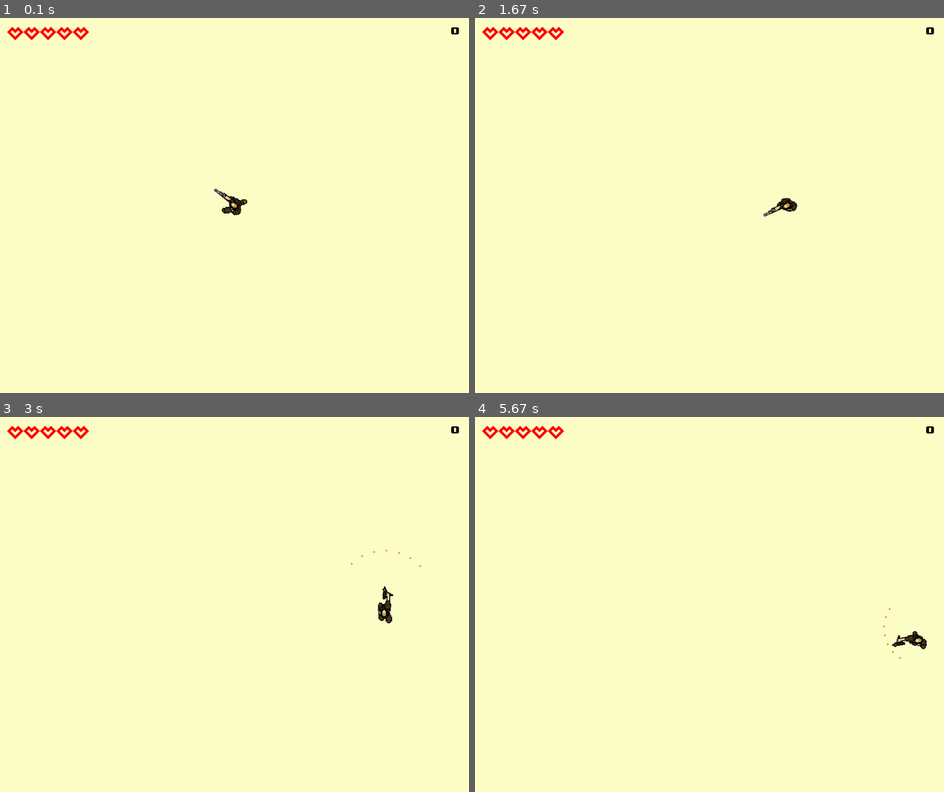
Above: before the commit, frames 1-4 (two rows, left to right).
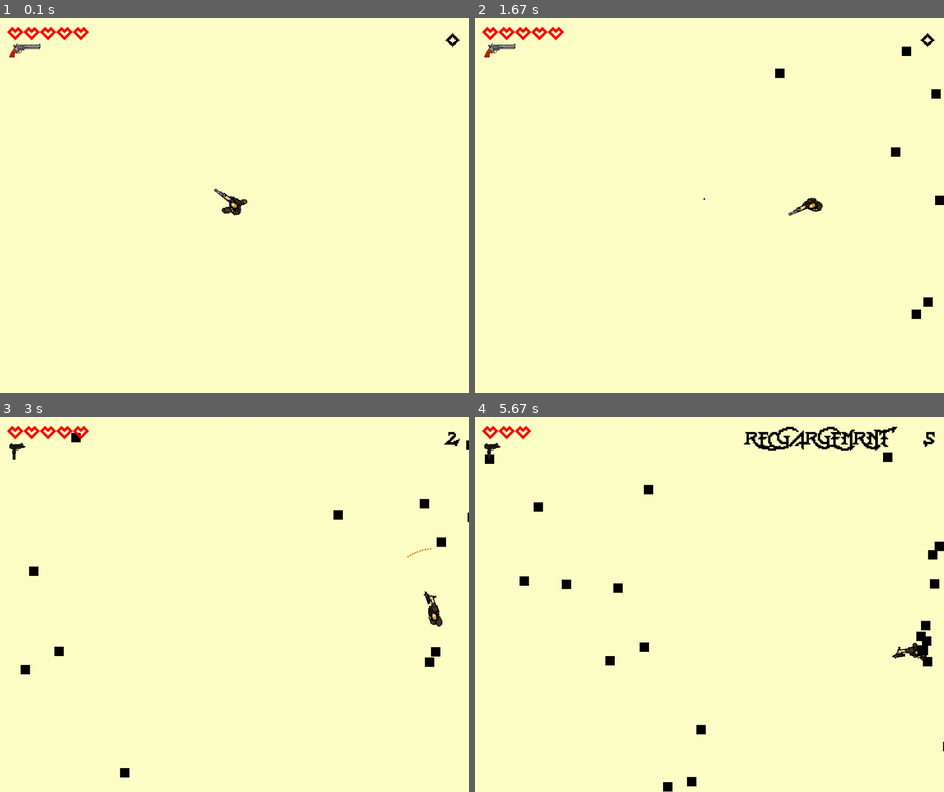
Above: after the commit, the same moments.

Repository: Ninter64/scaling-chainsaw
Game: pygame game, started from main.py
Two runs of this game, one before a commit and one after it. Both use one fixed random seed, a clock stepped at 60 frames per second and the inputs below.
Inputs (mouse positions are in pixels of both pictures, inside the frame that each line leads up to):
- Up to frame 1 (0.1 s): no input
- Up to frame 2 (1.67 s): hold R 0.33-0.8 s; hold D 0.33-0.8 s; move the mouse to (690, 220) at 0.37 s; hold R 0.83-1.3 s; hold D 0.83-1.3 s; move the mouse to (596, 209) at 0.87 s; press the mouse at (826, 81) at 1.37 s; move the mouse to (686, 198) at 1.47 s; release the mouse at (545, 314) at 1.6 s
- Up to frame 3 (3 s): hold D 1.67-2.13 s; tap Z at 1.73, 2.03, 2.23, 2.53, 2.73 s; click (267, 683) at 1.75 s; hold D 2.17-2.63 s; click (159, 462) at 2.25 s; tap 2 at 2.32 s; hold S 2.67-2.97 s; click (389, 484) at 2.75 s; tap 3 at 2.82 s
- Up to frame 4 (5.67 s): hold D 3-3.63 s; tap Z at 3.07, 3.37, 3.73, 4.47, 4.77, 4.97, 5.27, 5.47 s; click (732, 492) at 3.08 s; hold S 3.67-4.03 s; click (775, 522) at 3.75 s; tap 2 at 3.82, 5.05 s; tap R at 4.07 s; hold D 4.4-4.87 s; click (535, 578) at 4.48 s; hold D 4.9-5.37 s; click (728, 589) at 4.98 s; hold S from 5.4 s (still down); click (531, 709) at 5.48 s; tap 3 at 5.55 s

The runs differ from the first frame. In frame 1, 0.2% of the frame differs, in the area x 2-98%, y 2-11%; in frame 2, 0.9%; in frame 3, 1.1%; in frame 4, 2.6%, in the area x 2-100%, y 2-100%.

Commit message:
MàJ des armes et correctifs

Diff:
--- a/Enemy.py
+++ b/Enemy.py
@@ -12,7 +12,7 @@
     projectiles = pygame.sprite.Group()
     def __init__(self, pos):
         super().__init__()
-        self.image = pygame.Surface([8, 8])
+        self.image = pygame.Surface([20, 20])
         self.image.fill(pygame.Color('black'))
         self.rect = self.image.get_rect(x=pos[0], y=pos[1])
         self.radius = self.rect.width / 2
@@ -51,6 +51,6 @@
             self.lastShot = currentTime
             self.projectiles.add(Projectile(self.pos,
                                             normalize_vector(direction),
-                                            3, 500, (255, 0, 0)))
+                                            3, 50, (255, 0, 0)))
     def render(self, surface):
         surface.blit(self.image, self.pos)
--- a/Player.py
+++ b/Player.py
@@ -74,11 +74,13 @@
         # Vecteur de mouvement du joueur
         self.movementVector = [0, 0]
         # Vitesse de déplacement du joueur
-        self.movementSpeed = 3
+        self.movementSpeed = 4
         # Liste des armes disponibles pour le joueur
         self.availableWeapons = [Weapon.Pistol(), Weapon.Shotgun(), Weapon.MachineGun()]
         # Arme équipée par défaut pour le joueur
         self.equippedWeapon = self.availableWeapons[0]
+        # Arme équipée, lisible universelement 1:Gun 2:Shotgun 3:SMG par défaut 0 pour éviter des erreurs
+        self.holster = 0
 
         # Initialiser les variables pour l'animation des jambes
         self.leg_order = [3, 2, 1, 0, 1, 2, 3, 3, 2, 1, 0, 1, 2, 3]
@@ -178,7 +180,7 @@
 
     def render(self, surface):
 
-        offset = [5, 5]
+
 
         #Direction :   O
         #            1 2 3
@@ -210,7 +212,10 @@
 
         if isinstance(self.equippedWeapon, Weapon.Pistol):
             blitRotate(surface, playerTorso[0], self.pos, (10*PLAYERSIZE,8*PLAYERSIZE), angle-90)
+            self.holster=1
         elif isinstance(self.equippedWeapon, Weapon.Shotgun):
             blitRotate(surface, playerTorso[1], self.pos, (16*PLAYERSIZE,6*PLAYERSIZE), angle-90)
+            self.holster=2
         elif isinstance(self.equippedWeapon, Weapon.MachineGun):
             blitRotate(surface, playerTorso[2], self.pos, (8*PLAYERSIZE,7*PLAYERSIZE), angle-90)
+            self.holster=3
--- a/Projectile.py
+++ b/Projectile.py
@@ -3,7 +3,7 @@
 class Projectile(pygame.sprite.Sprite):
     def __init__(self, source, target, speed, lifetime, color):
         super().__init__()
-        self.image = pygame.Surface([4, 4])
+        self.image = pygame.Surface([5, 5])
         self.image.set_colorkey(pygame.Color('black'))
         self.rect = self.image.get_rect(x=source[0], y=source[1])
         pygame.draw.circle(self.image, color,
--- a/Weapon.py
+++ b/Weapon.py
@@ -3,11 +3,6 @@
 import random
 from Projectile import Projectile
 import time, sys
-
-pygame.mixer.init()
-
-gunshot = pygame.mixer.Sound("sons/player/gun/shot.wav")
-gunshot.play
 
 class Weapon():
     def __init__(self):
@@ -34,27 +29,37 @@
 class Pistol(Weapon):
     def __init__(self):
         super().__init__()
-        self.weaponCooldown = 250
+        self.weaponCooldown = 1500
         self.gunAmmo = 6
+
+        self.shoot_sound = pygame.mixer.Sound("sons/player/gun/shot.wav")
+        self.shoot_sound.set_volume(0.5)
+
+
 
     def shoot(self, user, mousePos):
         currentTime = pygame.time.get_ticks()
+
         if currentTime - self.lastShot > self.weaponCooldown:
             direction = (mousePos[0] - user.pos[0], mousePos[1] - user.pos[1]) \
                 if mousePos != user.pos else (1, 1)
             self.lastShot = currentTime
-            gunshot.play
+
             user.projectiles.add(Projectile(user.pos,
                                             super().normalize_vector(direction),
                                             25, 9999, (0, 0, 255)))
+            self.shoot_sound.play()
 
 class Shotgun(Weapon):
     def __init__(self):
         super().__init__()
         self.weaponCooldown = 750
-        self.spreadArc = 90
-        self.projectilesCount = 7
+        self.spreadArc = 35
+        self.projectilesCount = 12
         self.shotgunAmmo = 2
+
+        self.shoot_sound = pygame.mixer.Sound("sons/player/shotgun/shot.wav")
+        self.shoot_sound.set_volume(0.5)
 
     def shoot(self, user, mousePos):
         currentTime = pygame.time.get_ticks()
@@ -68,26 +73,31 @@
                 projDir = super().rotate_vector(direction, theta)
                 user.projectiles.add(Projectile(user.pos,
                                                 super().normalize_vector(projDir),
-                                                7, 500, (232, 144, 42)))
+                                                7, 2000, (232, 144, 42)))
+            self.shoot_sound.play()
 
 class MachineGun(Weapon):
     def __init__(self):
         super().__init__()
-        self.weaponCooldown = 25
+        self.weaponCooldown = 100
         self.spreadArc = 25
         self.smgAmmo = 20
 
+        self.shoot_sound = pygame.mixer.Sound("sons/player/smg/shot.wav")
+        self.shoot_sound.set_volume(0.5)
+
+
     def shoot(self, user, mousePos):
         currentTime = pygame.time.get_ticks()
-        if self.smgAmmo > 0:
-            if currentTime - self.lastShot > self.weaponCooldown:
-                direction = (mousePos[0] - user.pos[0], mousePos[1] - user.pos[1]) \
-                    if mousePos != user.pos else (1, 1)
-                self.lastShot = currentTime
-                theta = math.radians(random.random()*self.spreadArc - self.spreadArc/2)
-                projDir = super().rotate_vector(direction, theta)
-                print(self.smgAmmo)
-                self.smgAmmo-=1
-                user.projectiles.add(Projectile(user.pos,
-                                                super().normalize_vector(projDir),
-                                                6, 1000, (194, 54, 16)))
+
+        if currentTime - self.lastShot > self.weaponCooldown:
+            direction = (mousePos[0] - user.pos[0], mousePos[1] - user.pos[1]) \
+                if mousePos != user.pos else (1, 1)
+            self.lastShot = currentTime
+            theta = math.radians(random.random()*self.spreadArc - self.spreadArc/2)
+            projDir = super().rotate_vector(direction, theta)
+            user.projectiles.add(Projectile(user.pos,
+                                            super().normalize_vector(projDir),
+                                            6, 1500, (194, 54, 16)))
+
+            self.shoot_sound.play()
--- a/main.py
+++ b/main.py
@@ -1,5 +1,3 @@
-# -*- coding: utf-8 -*-
-
 import pygame
 import random
 from Player import Player
@@ -10,12 +8,39 @@
 pygame.init()
 pygame.mixer.init()
 
+gunSounds=[pygame.mixer.Sound("sons/player/gun/window_open.mp3"),
+           pygame.mixer.Sound("sons/player/gun/window_close.wav"),
+           pygame.mixer.Sound("sons/player/gun/shellin.wav"),
+           pygame.mixer.Sound("sons/player/gun/unload1.wav"),
+           pygame.mixer.Sound("sons/player/gun/unload2.wav"),
+           pygame.mixer.Sound("sons/player/gun/shot.wav"),
+           pygame.mixer.Sound("sons/player/gun/empty.wav")]
+shotgunSounds=[pygame.mixer.Sound("sons/player/shotgun/window_open.wav"),
+               pygame.mixer.Sound("sons/player/shotgun/window_close.wav"),
+               pygame.mixer.Sound("sons/player/shotgun/shellin.wav"),
+               pygame.mixer.Sound("sons/player/shotgun/unload1.wav"),
+               pygame.mixer.Sound("sons/player/shotgun/unload2.wav"),
+               pygame.mixer.Sound("sons/player/shotgun/shot.wav"),
+               pygame.mixer.Sound("sons/player/shotgun/doubleshot.wav"),
+               pygame.mixer.Sound("sons/player/shotgun/empty.wav")]
+smgSounds=[pygame.mixer.Sound("sons/player/smg/uncock.wav"),
+           pygame.mixer.Sound("sons/player/smg/unload.wav"),
+           pygame.mixer.Sound("sons/player/smg/reload.wav"),
+           pygame.mixer.Sound("sons/player/smg/cock.wav"),
+           pygame.mixer.Sound("sons/player/smg/shot.wav"),
+           pygame.mixer.Sound("sons/player/smg/empty.wav")]
+
+
+
 
 size    = (1000, 800)
 BGCOLOR = (255, 255, 200)
 screen = pygame.display.set_mode(size)
-scoreFont = pygame.font.Font("fonts/UpheavalPro.ttf", 30)
-healthFont = pygame.font.Font("fonts/OmnicSans.ttf", 50)
+uiweapons = [pygame.image.load("sprites/ui/gameui/gunbig.png"),
+             pygame.image.load("sprites/ui/gameui/shotgunbig.png"),
+             pygame.image.load("sprites/ui/gameui/smgbig.png")]
+scoreFont = pygame.font.Font("polices/Lady Radical 2.ttf", 30)
+healthFont = pygame.font.Font("polices/OmnicSans.ttf", 50)
 healthRender = healthFont.render('z', True, pygame.Color('red'))
 pygame.display.set_caption("Top Down")
 
@@ -26,6 +51,13 @@
 lastEnemy = 0
 sczdqore = 0
 clock = pygame.time.Clock()
+
+def render_menu():
+    reloadrender = scoreFont.render("RECGARGEMRNT", True, pygame.Color('black'))
+    scoreRect = reloadrender.get_rect()
+    scoreRect.right = size[0] - 100
+    scoreRect.top = 20
+    screen.blit(reloadrender, scoreRect)
 
 def move_entities(hero, enemies, timeDelta):
     score = 0
@@ -39,12 +71,15 @@
             proj.kill()
             hero.sprite.health -= 1
             if hero.sprite.health <= 0:
-                hero.sprite.alive = False
+                hero.sprite.alive = True#False
     for proj in Player.projectiles:
         proj.move(screen.get_size(), timeDelta)
         enemiesHit = pygame.sprite.spritecollide(proj, enemies, True)
-        if enemiesHit:
+        if enemiesHit and hero.sprite.holster != 1:
             proj.kill()
+            score += len(enemiesHit)
+        #Putain mais au lieu de faire un elif pourquoi pas juste mettre "else if:" ? ça craint...
+        elif enemiesHit:
             score += len(enemiesHit)
     return score
 
@@ -78,27 +113,49 @@
         hero.sprite.shoot(pygame.mouse.get_pos())
 
 
+
 def game_loop():
     done = False
     hero = pygame.sprite.GroupSingle(Player(screen.get_size()))
-    #enemies = pygame.sprite.Group()
+    enemies = pygame.sprite.Group()
     lastEnemy = pygame.time.get_ticks()
+    gameState= 0
     score = 0
+    print(gameState)
 
     while hero.sprite.alive and not done:
         keys = pygame.key.get_pressed()
         mouse = pygame.mouse.get_pressed()
         currentTime = pygame.time.get_ticks()
 
+
         for event in pygame.event.get():
+            if event.type == pygame.KEYDOWN:
+                if event.key == pygame.K_r:
+                    if gameState != 1:
+                        if hero.sprite.holster == 1:
+                            gunSounds[0].play()
+                        elif hero.sprite.holster == 2:
+                            shotgunSounds[0].play()
+                        gameState = 1
+                    else:        #ah le voilà le fameux else if {} hehe !
+                        if hero.sprite.holster == 1:
+                            gunSounds[1].play()
+                        elif hero.sprite.holster == 2:
+                            shotgunSounds[1].play()
+                        gameState=0
+
             if event.type == pygame.QUIT:
                 return True
         screen.fill(BGCOLOR)
 
         process_keys(keys, hero)
-        process_mouse(mouse, hero)
-
-        """# Enemy spawning process
+        if gameState==0:
+            process_mouse(mouse, hero)
+        elif gameState==1:
+            render_menu()
+
+        # Enemy spawning process
         if lastEnemy < currentTime - 200 and len(enemies) < 50:
             spawnSide = random.random()
             if spawnSide < 0.25:
@@ -109,7 +166,7 @@
                 enemies.add(Enemy((random.randint(0, size[0]), 0)))
             else:
                 enemies.add(Enemy((random.randint(0, size[0]), size[1])))
-            lastEnemy = currentTime"""
+            lastEnemy = currentTime
 
         score += move_entities(hero, enemies, clock.get_time()/17)
         render_entities(hero, enemies)
@@ -118,10 +175,26 @@
         for hp in range(hero.sprite.health):
             screen.blit(healthRender, (15 + hp*35, 0))
         scoreRender = scoreFont.render(str(score), True, pygame.Color('black'))
+        weaponRender = uiweapons[0]
+
         scoreRect = scoreRender.get_rect()
         scoreRect.right = size[0] - 20
         scoreRect.top = 20
+
+        weaponRect = weaponRender.get_rect()
+        weaponRect.left = 20
+        weaponRect.top = 55
+
+
+
+        if hero.sprite.holster == 1:
+            weaponRender = uiweapons[0]
+        elif hero.sprite.holster == 2:
+            weaponRender = uiweapons[1]
+        elif hero.sprite.holster == 3:
+            weaponRender = uiweapons[2]
         screen.blit(scoreRender, scoreRect)
+        screen.blit(weaponRender, weaponRect)
 
         pygame.display.flip()
         clock.tick(120)
@@ -136,6 +209,7 @@
         if event.type == pygame.QUIT:
             done = True
 
-    if keys[pygame.K_r]:
+
+    if keys[pygame.K_RETURN]:
         done = game_loop()
 pygame.quit()
Binary file added: polices/Alkhemikal.ttf
Binary file added: polices/Lady Radical 2.ttf
Binary file added: polices/OmnicSans.ttf
Binary file added: polices/UpheavalPro.ttf
Binary file added: sprites/ennemis/chevaliert1.png
Binary file added: sprites/ennemis/chevaliert2.png
Binary file added: sprites/ennemis/chevaliert3.png
Binary file added: sprites/ennemis/chevaliert4.png
Binary file added: sprites/ui/reloads/gun/boollet.png
Binary file added: sprites/ui/reloads/gun/gunbarrel.png
Not shown, added: sons/player/gun/window_close.wav
Not shown, added: sons/player/gun/window_open.mp3
(and 4 more such lines)
